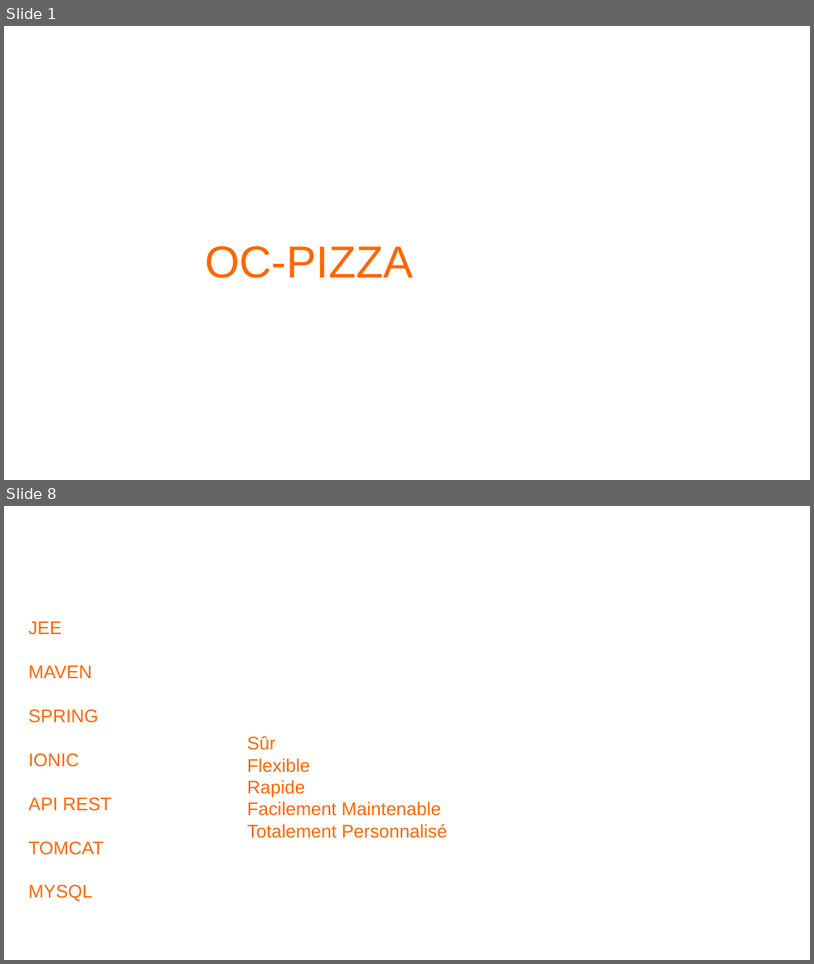
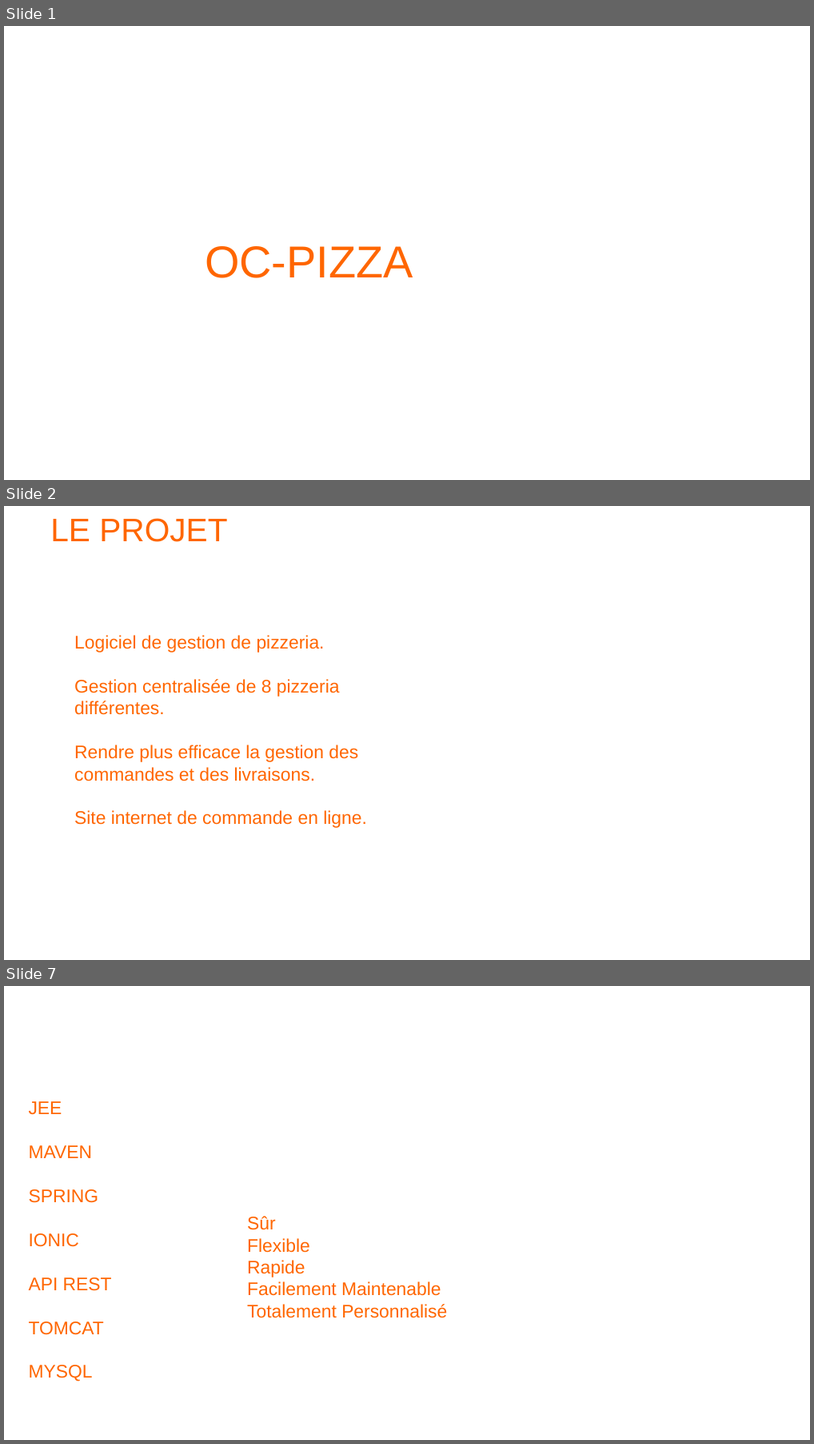
Before and after one commit to JonathanDLR/oc-pizza, a slide deck: Spec.odp. Shown one above the other, each under a label of ours: slides 1 and 8 before the commit, slides 1, 2 and 7 after it; the slides between them are not shown. The pictures are 814x964 and 814x1444 pixels, drawn with LibreOffice and Linux fonts; fonts in the diff are those of the drawing; background and template pictures are left out. Boxes give left, top, right and bottom in pixels: in the first picture for what was removed or moved away, otherwise in the second. Text is boxed around its words. In the diff, an @@ line names an element or a change of style, - is before the commit and + after.

```diff
--- a/Spec.odp
+++ b/Spec.odp
@@ slide 2 added at <box>4,506,810,960</box>, background picture (left out) @@
@@ title added at <box>50,518,227,542</box>, 32 pt, text #FF6600 @@
+LE PROJET
@@ text added at <box>74,635,367,828</box>, 18 pt, text #FF6600 @@
+Logiciel de gestion de pizzeria.
+Gestion centralisée de 8 pizzeria différentes.
+Rendre plus efficace la gestion des commandes et des livraisons.
+Site internet de commande en ligne.
@@ what was slide 8 is now slide 7 @@
```
Also in this commit, not shown: 1 slide changed, 3 other slides added, 5 slides removed.
